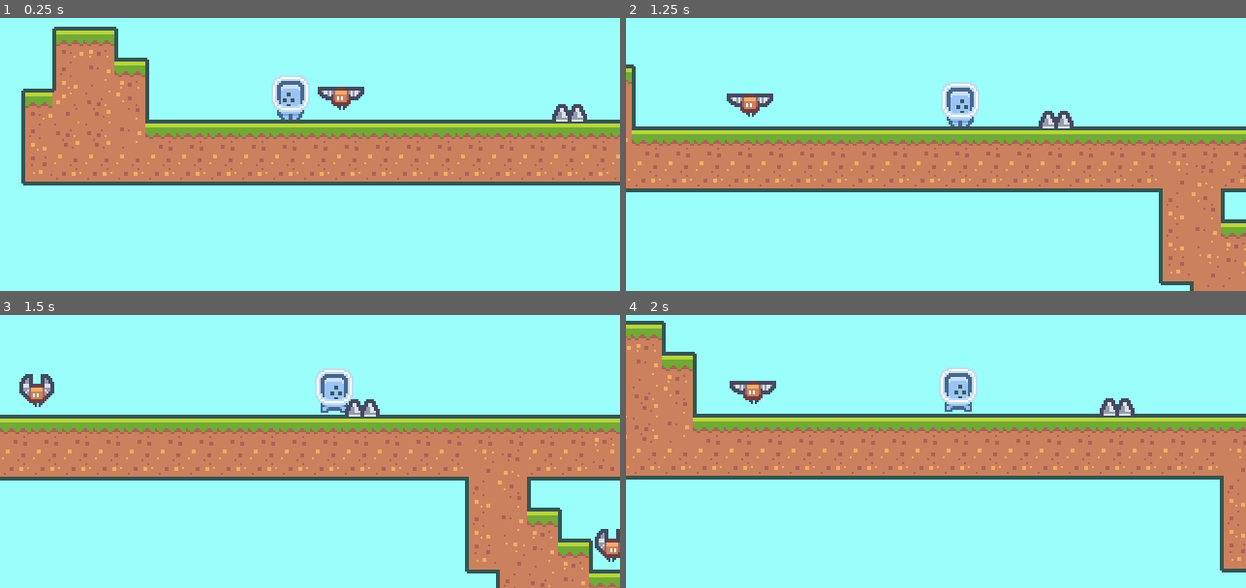
Above: before the commit, frames 1-4 (two rows, left to right).
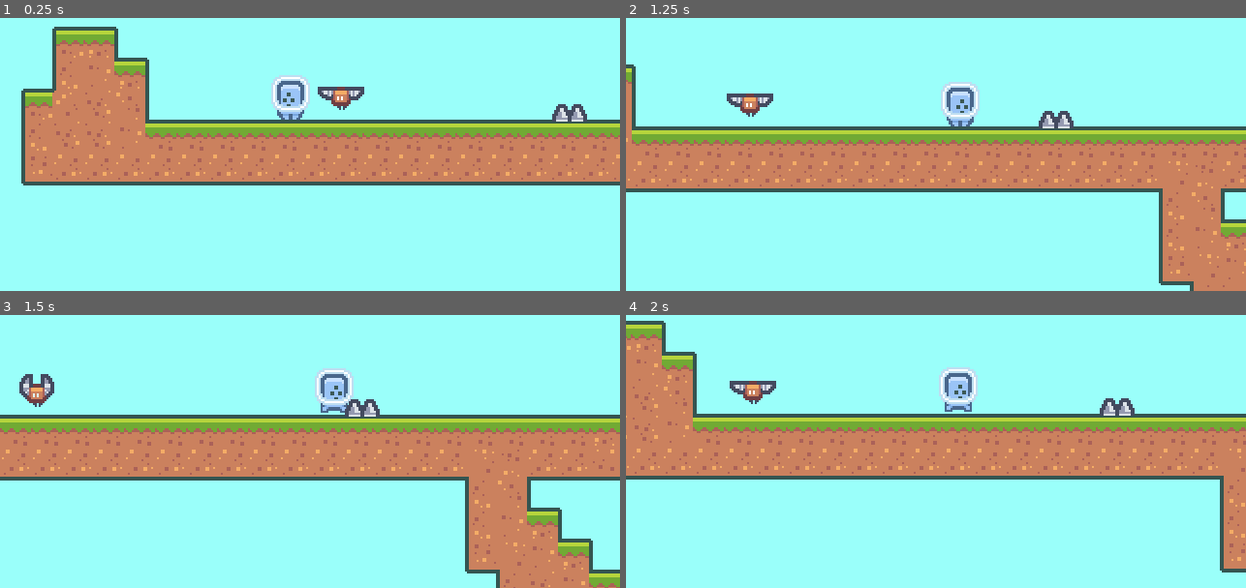
Above: after the commit, the same moments.

Repository: TheKicker/2D-Platformer
Game: Godot game, scene res://scenes/BaseLevel.tscn
The game is run twice, just before and just after one commit, with the same random seed, the same clock (stepped at 60 frames per second) and the same inputs. This scene is started directly instead of the project's main scene.
Inputs:
- Up to frame 1 (0.25 s): no input
- Up to frame 2 (1.25 s): hold Right (move_right) from 0.53 s (still down); tap Up (jump) at 0.77 s
- Up to frame 3 (1.5 s): keep holding Right (move_right)
- Up to frame 4 (2 s): keep holding Right (move_right); tap Up (jump) at 1.52 s

Frames 1-2 are identical in both runs. In frame 3, 0.4% of the frame differs, in the area x 95-100%, y 78-91%; in frame 4, nothing differs.

Commit message:
Added Enemy :fire:

Diff:
--- a/scenes/Enemy.gd
+++ b/scenes/Enemy.gd
@@ -2,7 +2,7 @@
 
 var maxSpeed = 40
 var velocity = Vector2.ZERO
-var direction = Vector2.RIGHT if startDirection == Direction.RIGHT else Vector2.LEFT
+var direction = Vector2.ZERO
 var gravity = 400
 
 # enum is basically a way of defining some values, and we're providing options to a drop down
@@ -10,6 +10,7 @@
 export (Direction) var startDirection
 
 func _ready():
+	direction = Vector2.RIGHT if startDirection == Direction.RIGHT else Vector2.LEFT
 	$GoalDetector.connect("area_entered", self, "on_goal_entered")
 
 
